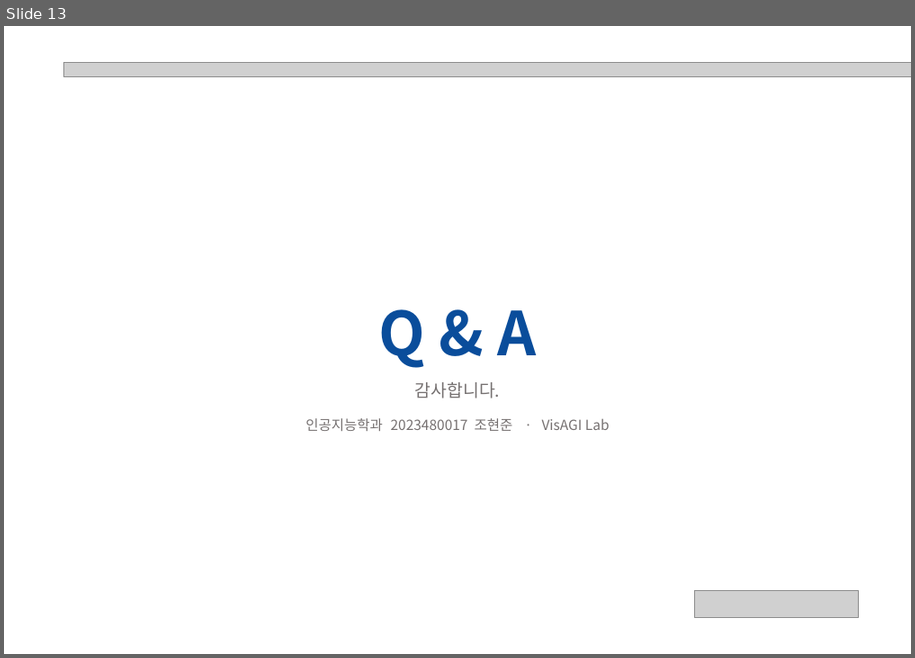
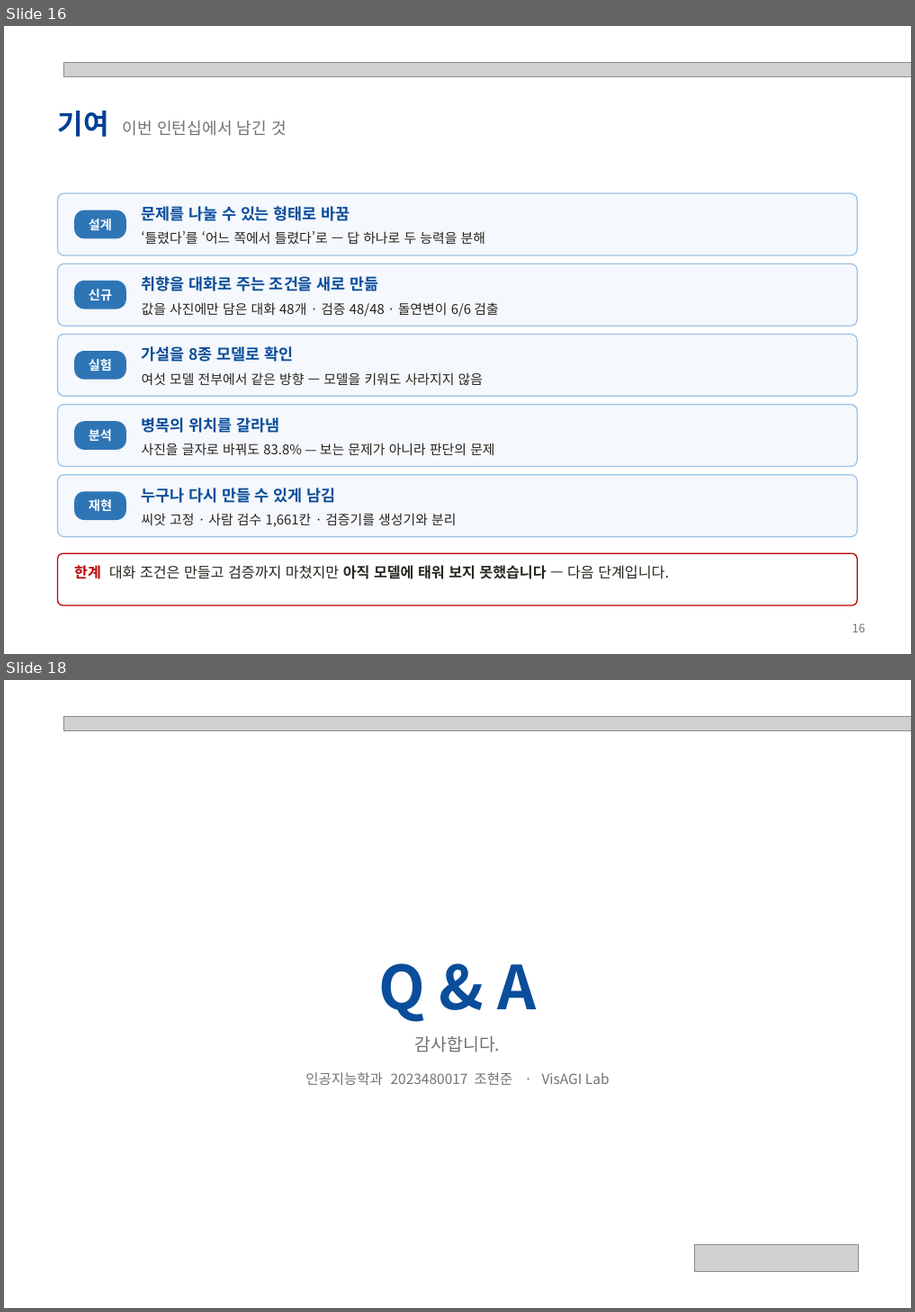
Before and after one commit to hjhj6411/tpo, a slide deck: presentation/POD-Bench_성과발표.pptx. Shown one above the other, each under a label of ours: slide 13 before the commit, slides 16 and 18 after it; the slides between them are not shown. The pictures are 915x658 and 915x1312 pixels, drawn with LibreOffice and Linux fonts; fonts in the diff are those of the drawing; grey boxes stand for pictures. Boxes give left, top, right and bottom in pixels: in the first picture for what was removed or moved away, otherwise in the second. Text is boxed around its words. In the diff, an @@ line names an element or a change of style, - is before the commit and + after.

```diff
--- a/presentation/POD-Bench_성과발표.pptx
+++ b/presentation/POD-Bench_성과발표.pptx
@@ slide 16 added at <box>4,26,911,654</box>, background #FFFFFF @@
@@ picture added at <box>64,63,911,77</box> @@
@@ text added at <box>58,111,287,137</box>, 14 pt, text #767171 @@
+기여 이번 인턴십에서 남긴 것
@@ rounded rectangle added at <box>58,193,857,256</box>, fill #F5F8FC, outline #9DC3E6 1 pt @@
@@ rounded rectangle added at <box>74,210,126,238</box>, fill #2E75B6, 11 pt, text #FFFFFF, bold @@
+설계
@@ text added at <box>142,206,350,221</box>, 13.5 pt, text #0A4D9B, bold @@
+문제를 나눌 수 있는 형태로 바꿈
@@ text added at <box>142,231,486,244</box>, 11.5 pt, text #27251E @@
+‘틀렸다’를 ‘어느 쪽에서 틀렸다’로 — 답 하나로 두 능력을 분해
@@ rounded rectangle added at <box>58,264,857,326</box>, fill #F5F8FC, outline #9DC3E6 1 pt @@
@@ rounded rectangle added at <box>74,281,126,310</box>, fill #2E75B6, 11 pt, text #FFFFFF, bold @@
+신규
@@ text added at <box>142,276,379,292</box>, 13.5 pt, text #0A4D9B, bold @@
+취향을 대화로 주는 조건을 새로 만듦
@@ text added at <box>142,302,498,317</box>, 11.5 pt, text #27251E @@
+값을 사진에만 담은 대화 48개 · 검증 48/48 · 돌연변이 6/6 검출
@@ rounded rectangle added at <box>58,335,857,396</box>, fill #F5F8FC, outline #9DC3E6 1 pt @@
@@ text added at <box>142,346,293,362</box>, 13.5 pt, text #0A4D9B, bold @@
+가설을 8종 모델로 확인
@@ rounded rectangle added at <box>74,351,126,380</box>, fill #2E75B6, 11 pt, text #FFFFFF, bold @@
+실험
@@ text added at <box>142,372,483,385</box>, 11.5 pt, text #27251E @@
+여섯 모델 전부에서 같은 방향 — 모델을 키워도 사라지지 않음
@@ rounded rectangle added at <box>58,405,857,467</box>, fill #F5F8FC, outline #9DC3E6 1 pt @@
@@ rounded rectangle added at <box>74,421,126,450</box>, fill #2E75B6, 11 pt, text #FFFFFF, bold @@
+분석
@@ text added at <box>142,418,279,433</box>, 13.5 pt, text #0A4D9B, bold @@
+병목의 위치를 갈라냄
@@ text added at <box>142,443,494,455</box>, 11.5 pt, text #27251E @@
+사진을 글자로 바꿔도 83.8% — 보는 문제가 아니라 판단의 문제
@@ rounded rectangle added at <box>58,475,857,537</box>, fill #F5F8FC, outline #9DC3E6 1 pt @@
@@ rounded rectangle added at <box>74,491,126,520</box>, fill #2E75B6, 11 pt, text #FFFFFF, bold @@
+재현
@@ text added at <box>142,488,336,503</box>, 13.5 pt, text #0A4D9B, bold @@
+누구나 다시 만들 수 있게 남김
@@ text added at <box>142,513,456,527</box>, 11.5 pt, text #27251E @@
+씨앗 고정 · 사람 검수 1,661칸 · 검증기를 생성기와 분리
@@ rounded rectangle added at <box>58,553,857,606</box>, fill #FFFFFF, outline #C00000 1 pt @@
@@ text added at <box>74,565,669,580</box>, 12.5 pt, text #27251E @@
+한계 대화 조건은 만들고 검증까지 마쳤지만 아직 모델에 태워 보지 못했습니다 — 다음 단계입니다.
@@ text added at <box>853,624,865,633</box>, 10 pt, text #767171 @@
+16
@@ what was slide 13 is now slide 18 @@
```
Also in this commit, not shown: 8 slides changed, 7 other slides added, 3 slides removed, 5 other files.
